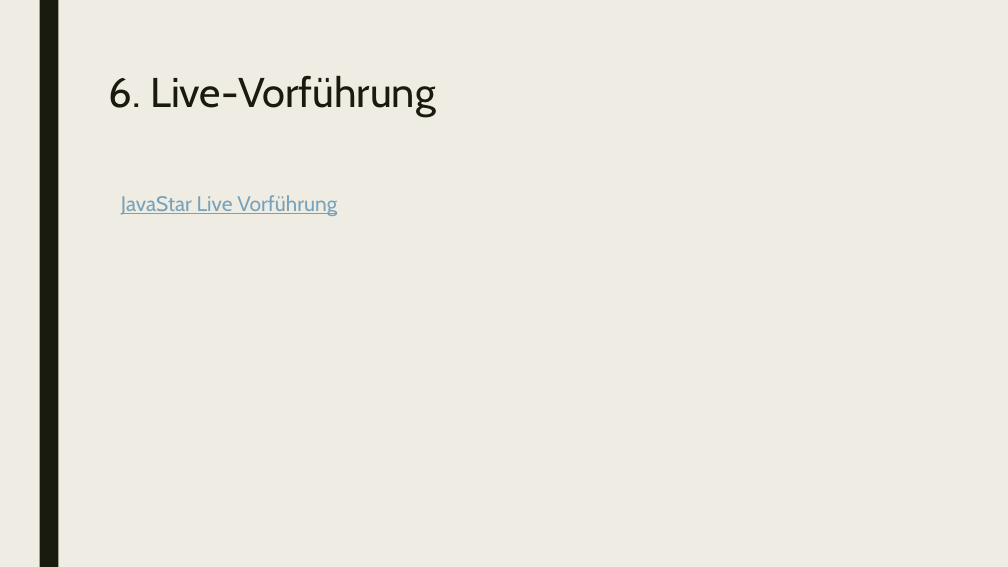
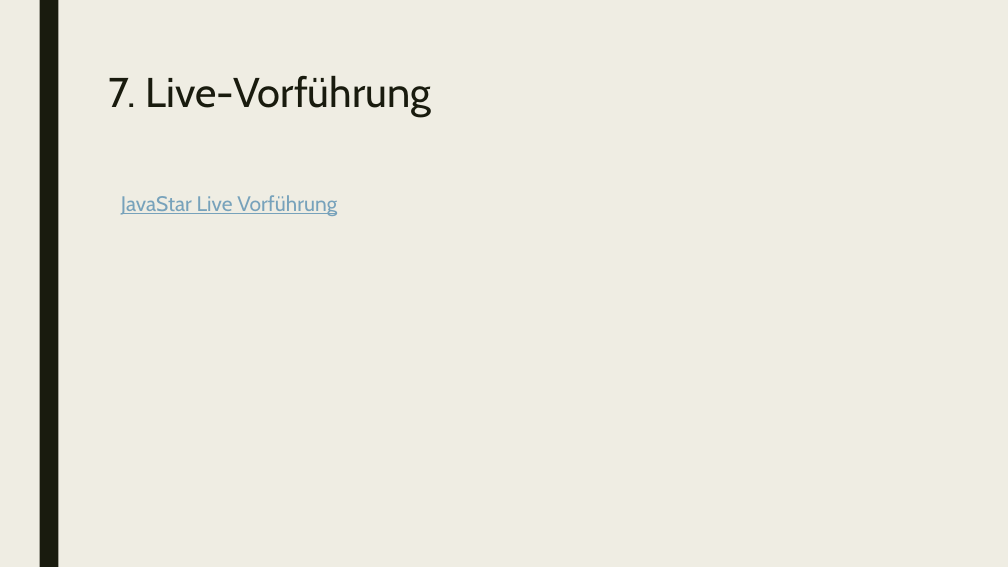
Before and after one commit to ZhannaBelloni/JavaStar, a slide deck: slide 11 of Praktikum_Anwendungssystem.pptx (slide 10 before the commit). Drawn at 1008x567 pixels with LibreOffice and Linux fonts; fonts in the diff are those of the drawing. Boxes give left, top, right and bottom in pixels: in the first picture for what was removed or moved away, otherwise in the second. Text is boxed around its words. In the diff, an @@ line names an element or a change of style, - is before the commit and + after.

```diff
--- a/Praktikum_Anwendungssystem.pptx
+++ b/Praktikum_Anwendungssystem.pptx
@@ title at <box>109,76,432,117</box>: text changed @@
-6. Live-Vorführung
+7. Live-Vorführung
```
Also in this commit, not shown: 2 other slides changed, 1 slide added, 1 other file.
